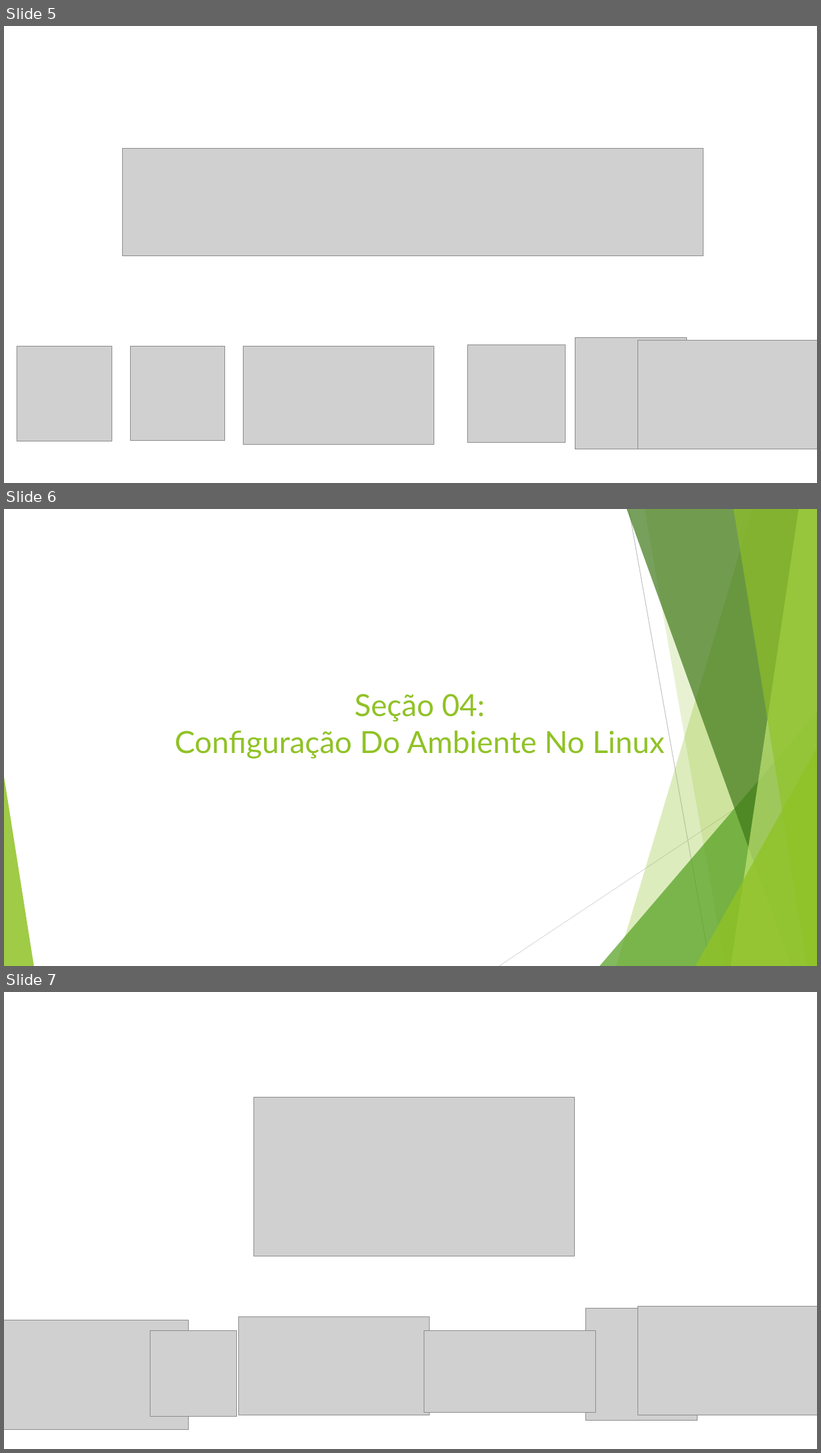
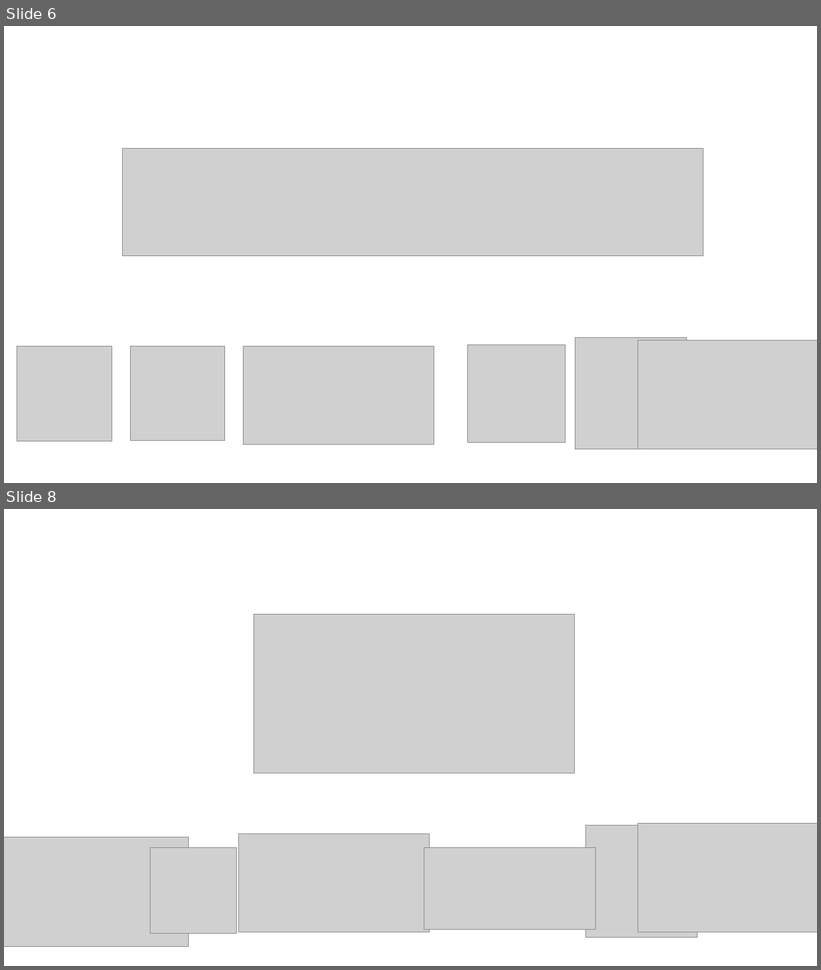
Before and after one commit to leandrocgsi/RestWithASP-NETUdemy, a slide deck: Documents/Building Modern RESTFul API's With ASP.NET Core - Architectural Overview.pptx. Shown one above the other, each under a label of ours: slides 5, 6 and 7 before the commit, slides 6 and 8 after it; the slides between them are not shown. The pictures are 821x1453 and 821x970 pixels, drawn with LibreOffice and Linux fonts; fonts in the diff are those of the drawing; grey boxes stand for pictures. Boxes give left, top, right and bottom in pixels: in the first picture for what was removed or moved away, otherwise in the second. Text is boxed around its words. In the diff, an @@ line names an element or a change of style, - is before the commit and + after.

```diff
--- a/Documents/Building Modern RESTFul API's With ASP.NET Core - Architectural Overview.pptx
+++ b/Documents/Building Modern RESTFul API's With ASP.NET Core - Architectural Overview.pptx
@@ slide 6 removed at (4,509,817,966), background #FFFFFF @@
@@ title removed at (175,694,665,758) @@
-Seção 04:
-Configuração Do Ambiente No Linux
@@ group removed at (4,509,817,966): 5 freeform shapes, 3 triangles, 2 lines @@
@@ what was slide 5 is now slide 6 @@
@@ what was slide 7 is now slide 8 @@
```
Also in this commit, not shown: 3 slides changed, 36 slides added, 11 other slides removed.
